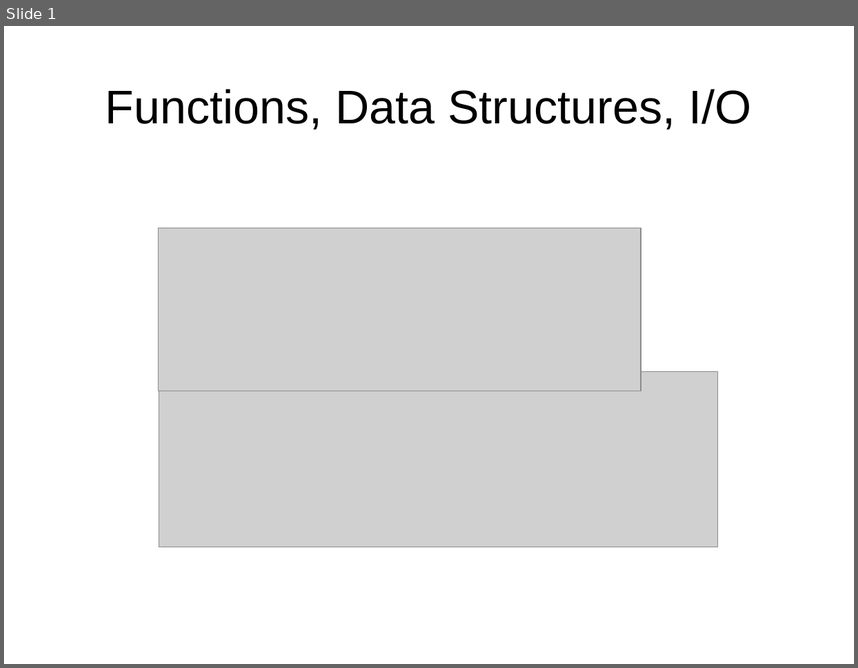
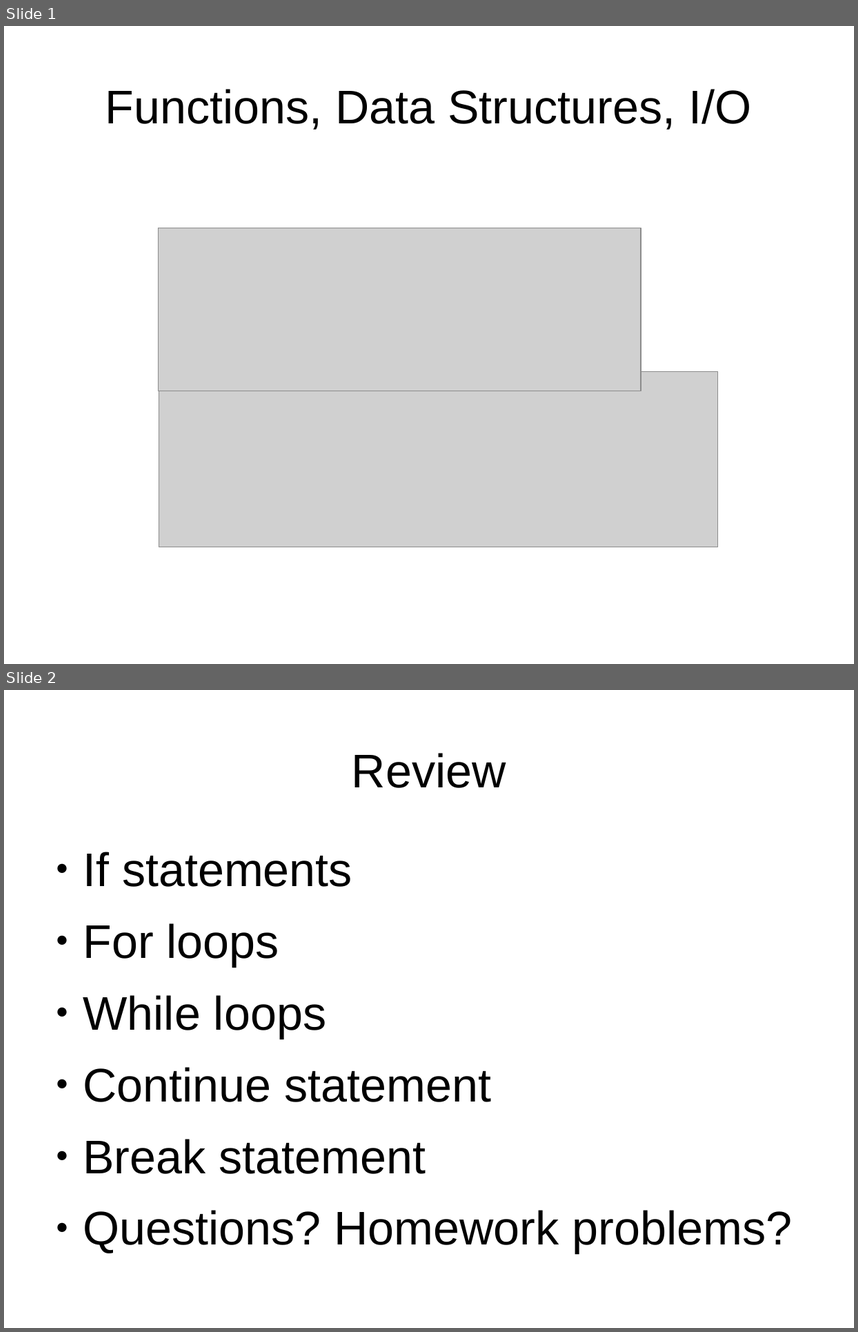
Before and after one commit to bradfordbarr/HacDC-Intro-to-Programming, a slide deck: class_2/class_2.odp. Shown one above the other, each under a label of ours: slide 1 before the commit, slides 1 and 2 after it. The pictures are 858x668 and 858x1332 pixels, drawn with LibreOffice and Linux fonts; fonts in the diff are those of the drawing; grey boxes stand for pictures. Boxes give left, top, right and bottom in pixels: in the first picture for what was removed or moved away, otherwise in the second. Text is boxed around its words. In the diff, an @@ line names an element or a change of style, - is before the commit and + after.

```diff
--- a/class_2/class_2.odp
+++ b/class_2/class_2.odp
@@ slide 2 added at (4,690,854,1328), background #FFFFFF @@
@@ title added at (352,753,506,788), 44 pt, text #000000 @@
+Review
@@ text added at (83,851,793,1253), 44 pt, text #000000 @@
+● If statements
+● For loops
+● While loops
+● Continue statement
+● Break statement
+● Questions? Homework problems?
```
Also in this commit, not shown: 3 slides changed, 7 other slides added, 2 slides removed, 1 other file.
